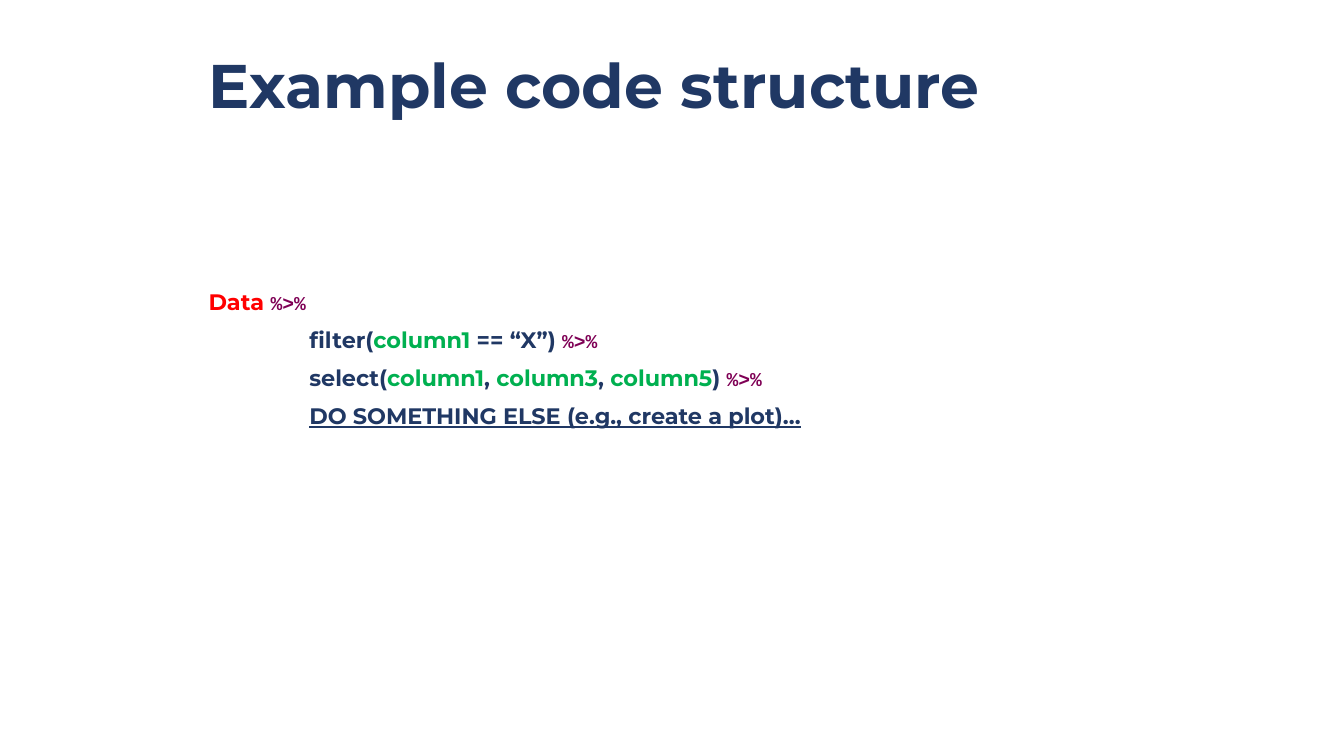
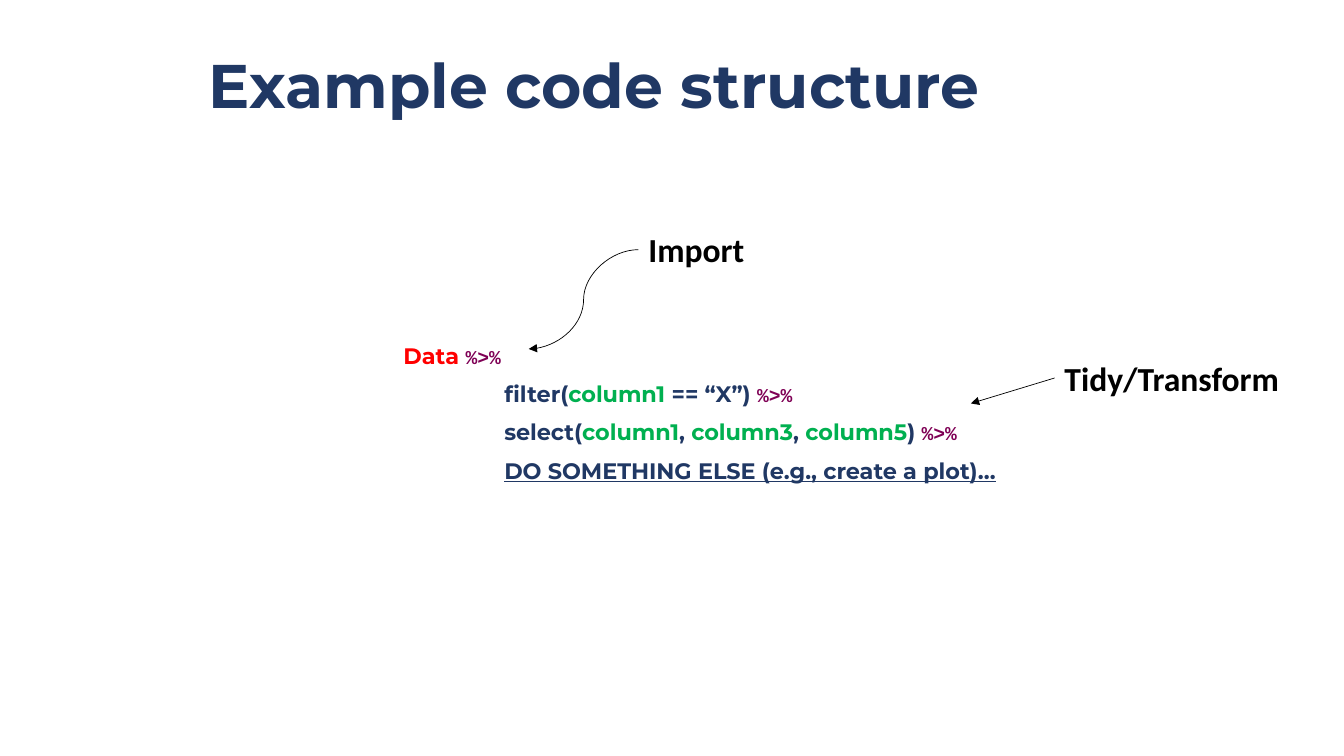
Before and after one commit to JamesBOPRC/BOPRC_R_Course_Lesson_2, a slide deck: slide 7 of BoPRC R Course Lesson 2.pptx. Drawn at 1344x756 pixels with LibreOffice and Linux fonts; fonts in the diff are those of the drawing; background and template pictures are left out. Boxes give left, top, right and bottom in pixels: in the first picture for what was removed or moved away, otherwise in the second. Text is boxed around its words. In the diff, an @@ line names an element or a change of style, - is before the commit and + after.

Commit message:
Minor changes to presentation.

```diff
--- a/BoPRC R Course Lesson 2.pptx
+++ b/BoPRC R Course Lesson 2.pptx
@@ text "Data %>%": place and size @@
-text "Data %>%" at box(209, 294, 800, 429)
+text "Data %>%" at box(403, 348, 995, 484)
@@ curved arrow added from (638, 250) to (529, 349), #000000 0.5 pt @@
@@ text added at box(648, 240, 744, 268), 24 pt, text #000000, bold @@
+Import
@@ arrow added from (1055, 378) to (971, 403), #000000 0.5 pt @@
@@ text added at box(1064, 367, 1278, 397), 24 pt, text #000000, bold @@
+Tidy/Transform
```
Also in this commit, not shown: 2 other slides changed, 2 slides added.
